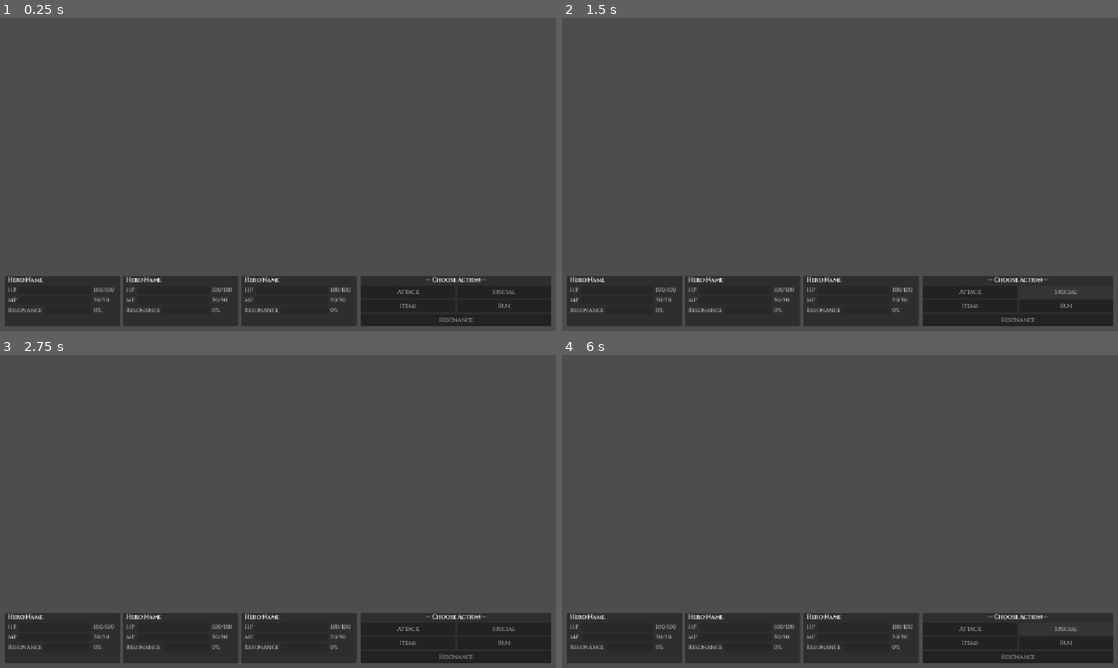
Above: before the commit, frames 1-4 (two rows, left to right).
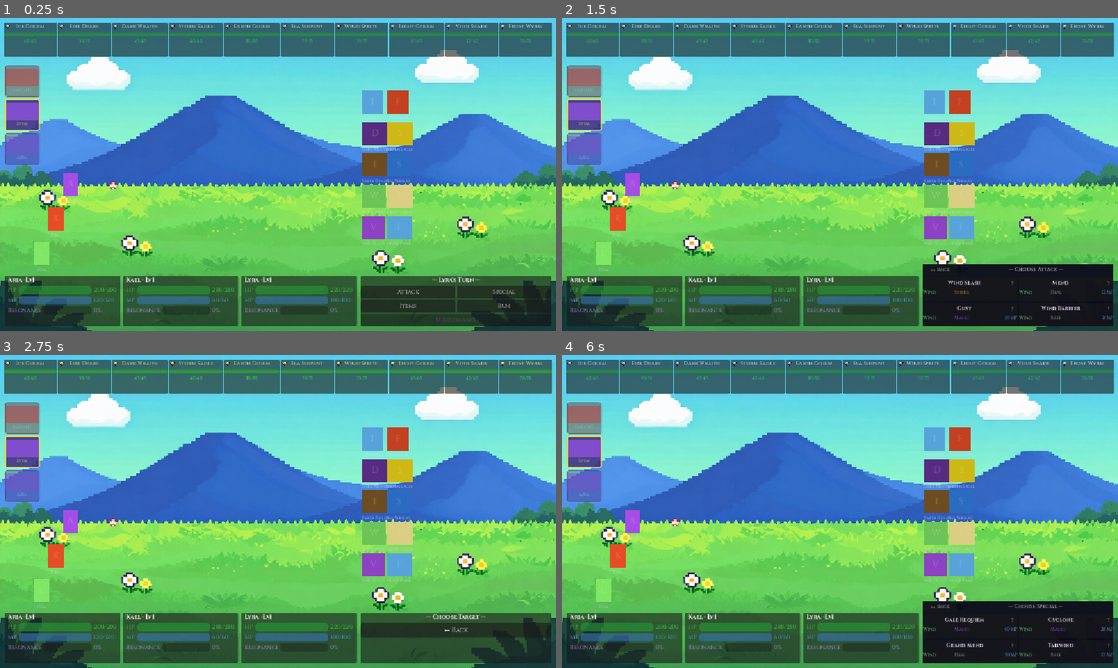
Above: after the commit, the same moments.

Repository: aJAYGamin/fantasy-rpg
Game: Godot game, scene res://scenes/BattleScene.tscn
Same seed, same stepped clock (60 frames per second), same inputs: the game is played once before the commit and once after it.
Inputs (mouse positions are in pixels of both pictures, inside the frame that each line leads up to):
- Up to frame 1 (0.25 s): no input
- Up to frame 2 (1.5 s): click "Attack" at 0.5 s; click (1067, 293) at 1.25 s, where only the run before the commit has a clickable "Special"
- Up to frame 3 (2.75 s): click (400, 621) at 2 s, where only the run after the commit has a clickable "Wind Slash"
- Up to frame 4 (6 s): click (967, 642) at 2.75 s, where only the run before the commit has a clickable "Items"; click (1067, 642) at 3.5 s, where only the run before the commit has a clickable "Run"; click (1017, 658) at 4.25 s, where only the run before the commit has a clickable "Resonance"; click (967, 630) at 5 s, where only the run before the commit has a clickable "Attack"; click "Special" at 5.75 s

The runs differ from the first frame. In frame 1, 95% of the frame differs, in the area x 0-100%, y 0-100%; in frame 2, 95%; in frame 3, 96%; in frame 4, 95%.
Error before the commit: Parse Error: Cannot find member "STATUS" in base "Skill.SkillType". (res://scripts/battle/BattleScene.gd:173)

Commit message:
fix: align Skill.SkillType with STATUS/StatusType usage in callers
BattleManager, BattleScene, and EnemyAI all reference
Skill.SkillType.STATUS, Skill.StatusType (HEAL/BUFF/DEBUFF), and a
status_type property, but Skill.gd still defined SkillType as
{DAMAGE, HEAL, BUFF} with no StatusType enum or status_type property.
This caused a parser error at BattleScene.gd:173.

Replace SkillType.HEAL/BUFF (unused outside Skill.gd) with a single
STATUS value, add the StatusType enum and status_type @export, and
update calculate_value() and get_skill_type_display() to dispatch on
status_type for STATUS skills.

Co-Authored-By: Claude Opus 4.7 <noreply@anthropic.com>

Diff:
--- a/new-game-project/scripts/characters/Skill.gd
+++ b/new-game-project/scripts/characters/Skill.gd
@@ -23,12 +23,17 @@
 
 # SkillType — high-level category for behavior
 # DAMAGE: deals damage — builds resonance when used
-# HEAL:   restores HP — does NOT build resonance
-# BUFF:   enhances allies — does NOT build resonance
+# STATUS: heals, buffs, or debuffs — sub-category set via status_type — does NOT build resonance
 enum SkillType {
 	DAMAGE,
+	STATUS
+}
+
+# StatusType — sub-category for SkillType.STATUS skills
+enum StatusType {
 	HEAL,
-	BUFF
+	BUFF,
+	DEBUFF
 }
 
 @export var skill_name: String = "Attack"
@@ -36,6 +41,7 @@
 @export var mp_cost: int = 0
 @export var skill_type: SkillType = SkillType.DAMAGE
 @export var attack_type: AttackType = AttackType.STRIKE
+@export var status_type: StatusType = StatusType.HEAL
 @export var target_type: TargetType = TargetType.SINGLE_ENEMY
 @export var power: float = 1.0
 @export var element: ElementalSystem.Element = ElementalSystem.Element.NONE
@@ -55,10 +61,10 @@
 					return int(user.magic_power() * power)
 				AttackType.STATUS:
 					return 0
-		SkillType.HEAL:
-			return int(user.magic_power() * power)
-		SkillType.BUFF:
-			return int(user.magic_power() * power)
+		SkillType.STATUS:
+			if status_type == StatusType.HEAL:
+				return int(user.magic_power() * power)
+			return 0
 	return 0
 
 func can_use(user: Character) -> bool:
@@ -101,10 +107,11 @@
 	match skill_type:
 		SkillType.DAMAGE:
 			return get_attack_type_display()
-		SkillType.HEAL:
-			return "Heal"
-		SkillType.BUFF:
-			return "Buff"
+		SkillType.STATUS:
+			match status_type:
+				StatusType.HEAL: return "Heal"
+				StatusType.BUFF: return "Buff"
+				StatusType.DEBUFF: return "Debuff"
 	return ""
 
 func get_element_display() -> String:
